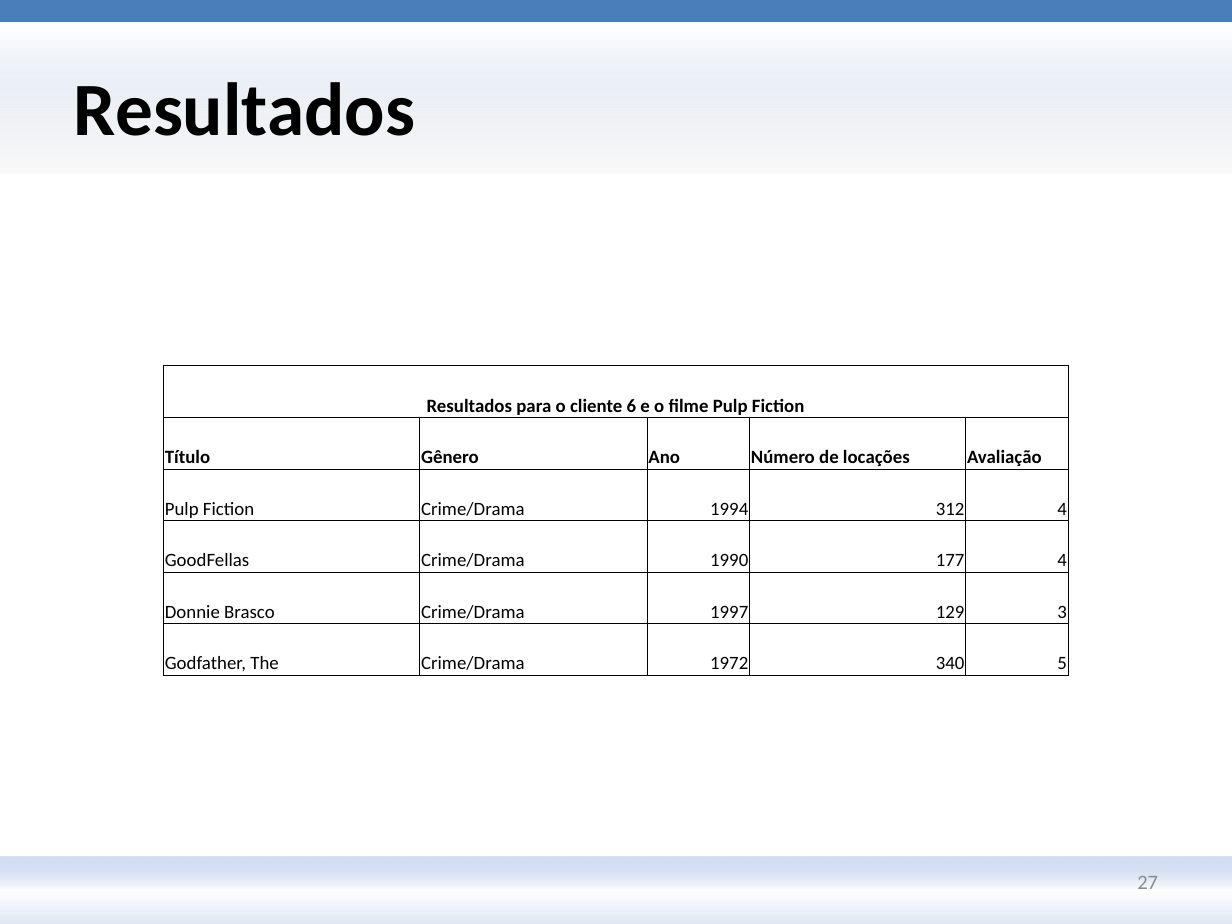
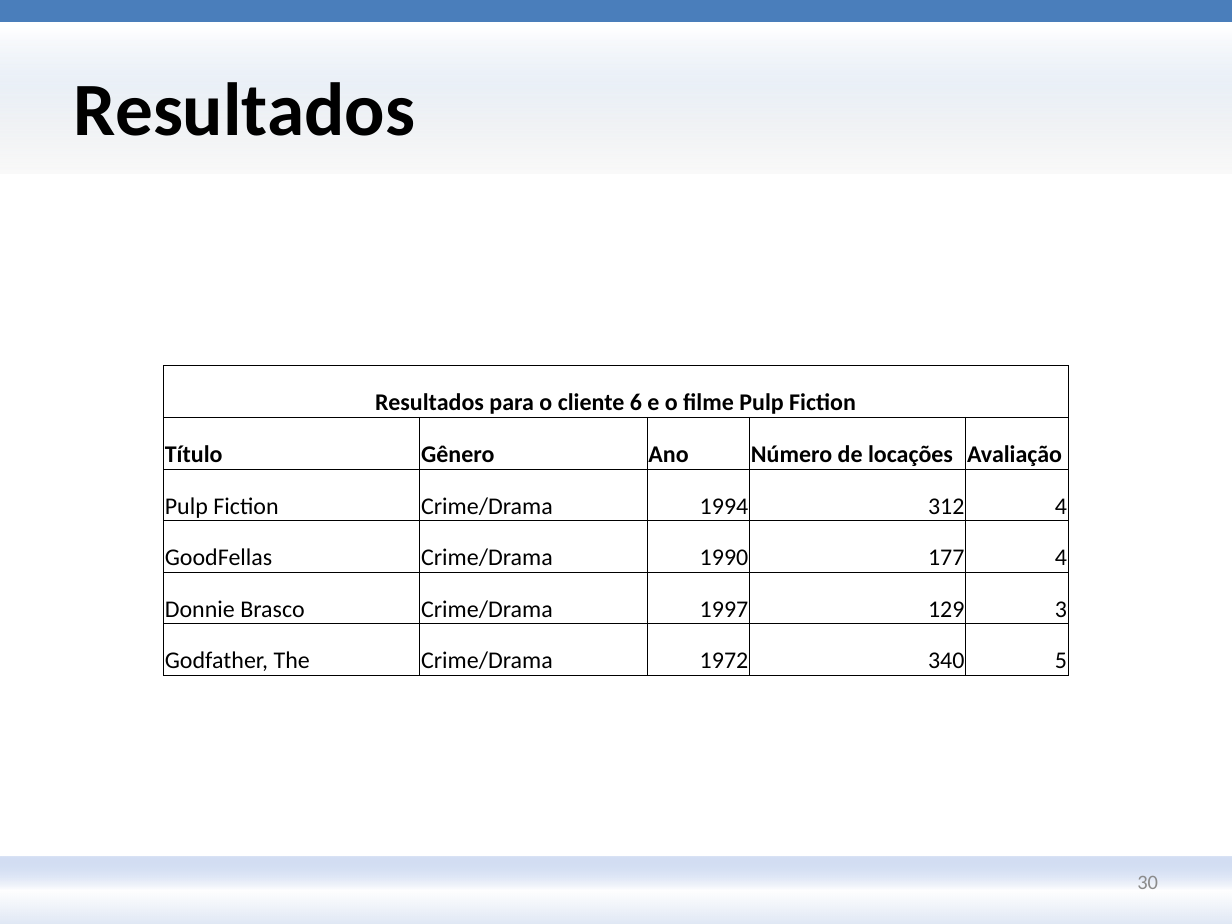
Before and after one commit to andersonberg/srsom, a slide deck: slide 30 of Apresentação/TCC_AndersonBerg_Apresentação_20091213_V3.pptx (slide 27 before the commit). Drawn at 1232x924 pixels with LibreOffice and Linux fonts; fonts in the diff are those of the drawing; background and template pictures are left out. Boxes give left, top, right and bottom in pixels: in the first picture for what was removed or moved away, otherwise in the second. Text is boxed around its words. In the diff, an @@ line names an element or a change of style, - is before the commit and + after.

```diff
--- a/Apresentação/TCC_AndersonBerg_Apresentação_20091213_V3.pptx
+++ b/Apresentação/TCC_AndersonBerg_Apresentação_20091213_V3.pptx
@@ table at <box>164,366,1068,675</box> @@
@@ size 11 to 14 pt @@
@@ page number at <box>1137,876,1158,889</box>: text changed @@
-27
+30
```
Also in this commit, not shown: 15 other slides changed, 3 slides added.
